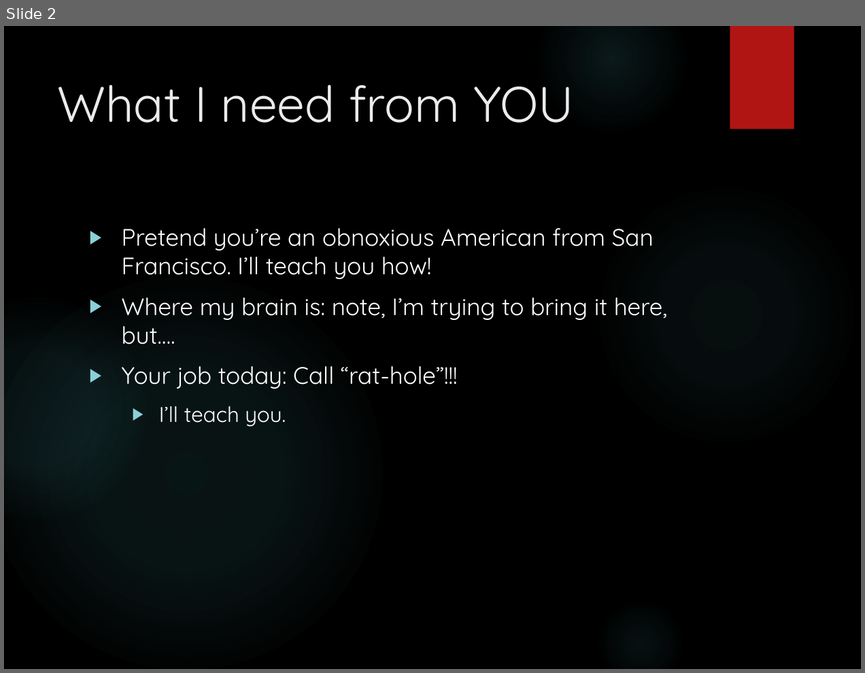
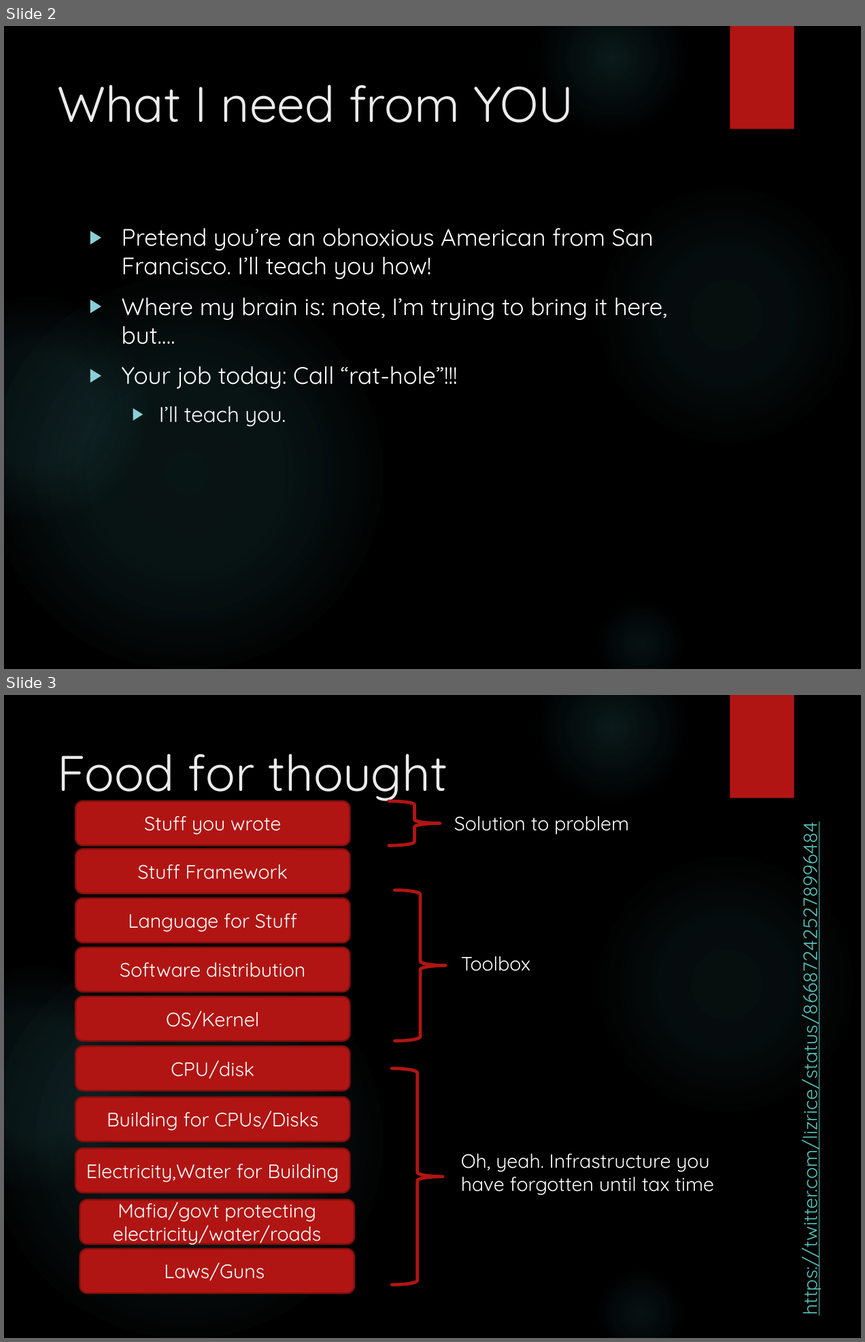
Before and after one commit to squillace/presentations, a slide deck: leap/Cloud and Distributed Architecture Overview.pptx. Shown one above the other, each under a label of ours: slide 2 before the commit, slides 2 and 3 after it. The pictures are 865x673 and 865x1342 pixels, drawn with LibreOffice and Linux fonts; fonts in the diff are those of the drawing; background and template pictures are left out. Boxes give left, top, right and bottom in pixels: in the first picture for what was removed or moved away, otherwise in the second. Text is boxed around its words. In the diff, an @@ line names an element or a change of style, - is before the commit and + after.

```diff
--- a/leap/Cloud and Distributed Architecture Overview.pptx
+++ b/leap/Cloud and Distributed Architecture Overview.pptx
@@ slide 3 added at [4,695,861,1338], background picture (left out); not listed: 6 template elements that a slide beside it also shows @@
@@ title added at [57,753,447,804], 46.3 pt, text #EBEBEB @@
+Food for thought
@@ rounded rectangle added at [75,800,350,845], fill #B01513, outline #82100E 1.5 pt, 18 pt, text #FFFFFF @@
+Stuff you wrote
@@ right brace added at [389,800,440,845], outline #B01513 3 pt @@
@@ text added at [454,816,629,834], 18 pt, text #FFFFFF @@
+Solution to problem
@@ rounded rectangle added at [75,849,350,894], fill #B01513, outline #82100E 1.5 pt, 18 pt, text #FFFFFF @@
+Stuff Framework
@@ text added at [794,870,823,1298], 18 pt, text #58C1BA, underline @@
+https://twitter.com/lizrice/status/866872425278996484
@@ rounded rectangle added at [75,898,350,943], fill #B01513, outline #82100E 1.5 pt, 18 pt, text #FFFFFF @@
+Language for Stuff
@@ right brace added at [395,890,447,1041], outline #B01513 3 pt @@
@@ rounded rectangle added at [75,947,350,991], fill #B01513, outline #82100E 1.5 pt, 18 pt, text #FFFFFF @@
+Software distribution
@@ text added at [461,956,530,971], 18 pt, text #FFFFFF @@
+Toolbox
@@ rounded rectangle added at [75,997,350,1041], fill #B01513, outline #82100E 1.5 pt, 18 pt, text #FFFFFF @@
+OS/Kernel
@@ rounded rectangle added at [75,1047,350,1091], fill #B01513, outline #82100E 1.5 pt, 18 pt, text #FFFFFF @@
+CPU/disk
@@ right brace added at [392,1068,443,1285], outline #B01513 3 pt @@
@@ rounded rectangle added at [75,1097,350,1141], fill #B01513, outline #82100E 1.5 pt, 18 pt, text #FFFFFF @@
+Building for CPUs/Disks
@@ rounded rectangle added at [75,1149,350,1193], fill #B01513, outline #82100E 1.5 pt, 18 pt, text #FFFFFF @@
+Electricity,Water for Building
@@ text added at [461,1153,714,1195], 18 pt, text #FFFFFF @@
+Oh, yeah. Infrastructure you
+have forgotten until tax time
@@ rounded rectangle added at [80,1200,355,1244], fill #B01513, outline #82100E 1.5 pt, 18 pt, text #FFFFFF @@
+Mafia/govt protecting electricity/water/roads
@@ rounded rectangle added at [80,1249,355,1293], fill #B01513, outline #82100E 1.5 pt, 18 pt, text #FFFFFF @@
+Laws/Guns
```
Also in this commit, not shown: 4 other files.
